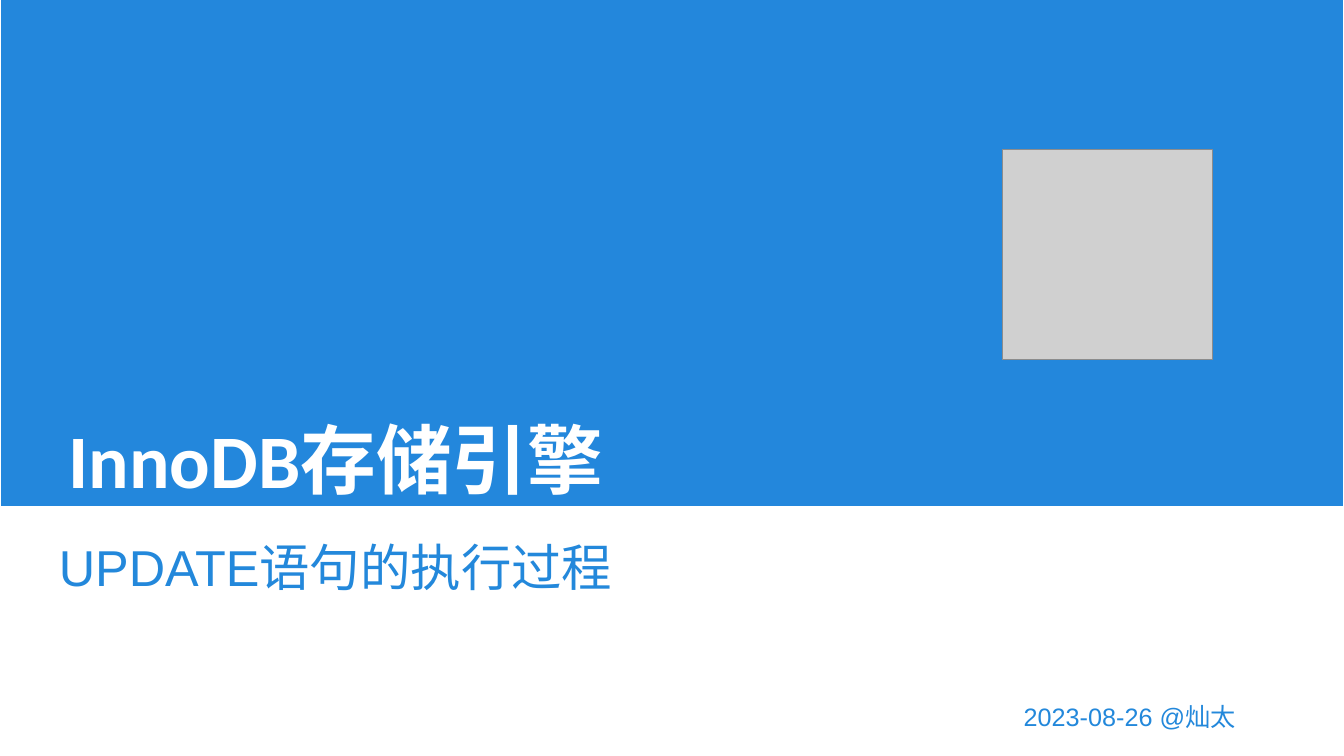
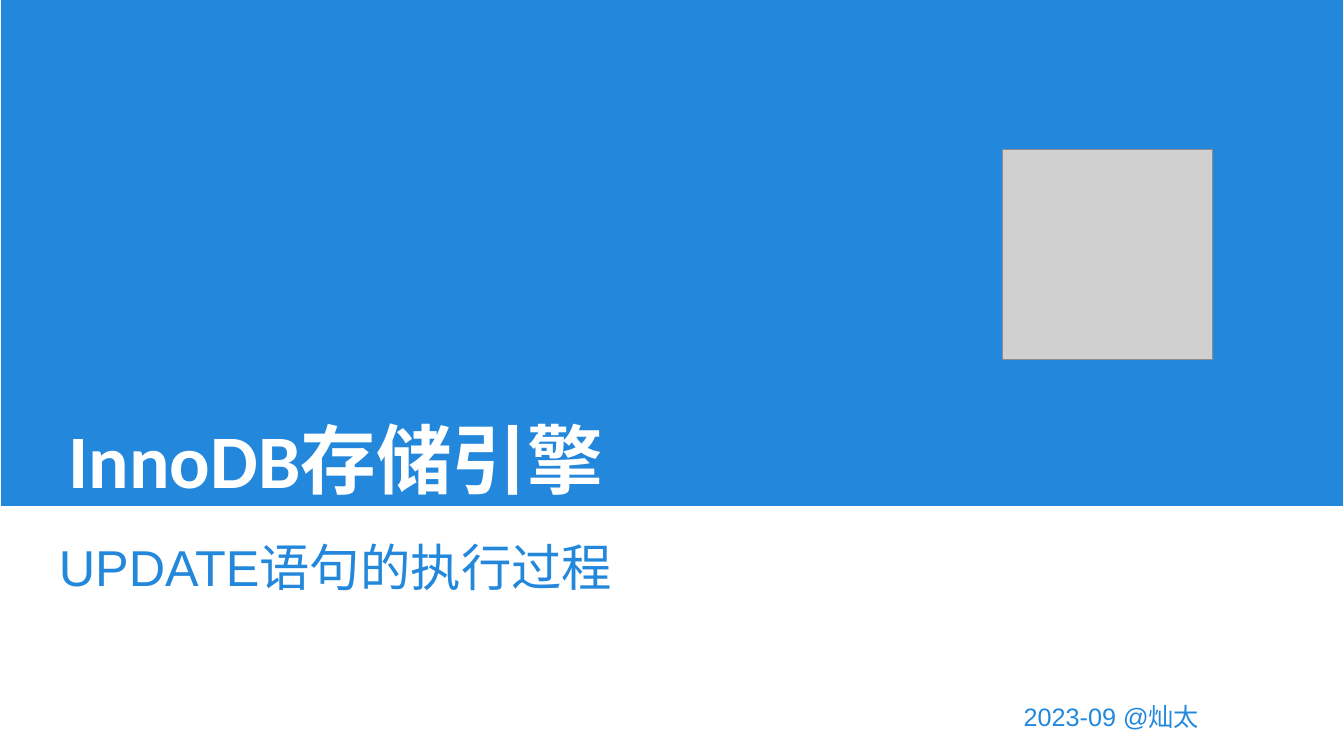
Before and after one commit to Khighness/bplustree, a slide deck: slide 1 of docs/cantai.pptx. Drawn at 1344x756 pixels with LibreOffice and Linux fonts; fonts in the diff are those of the drawing; grey boxes stand for pictures. Boxes give left, top, right and bottom in pixels: in the first picture for what was removed or moved away, otherwise in the second. Text is boxed around its words. In the diff, an @@ line names an element or a change of style, - is before the commit and + after.

```diff
--- a/docs/cantai.pptx
+++ b/docs/cantai.pptx
@@ text at [1024,706,1199,730]: text changed @@
-2023-08-26 @灿太
+2023-09 @灿太
```
Also in this commit, not shown: 5 other slides changed, 2 slides added, 1 other file.
